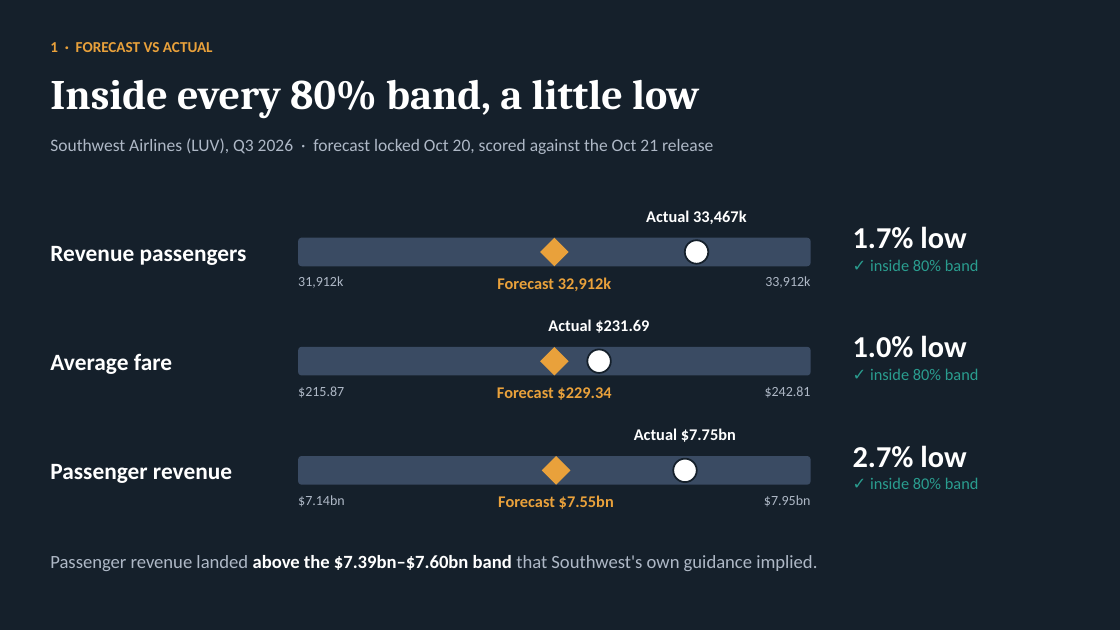
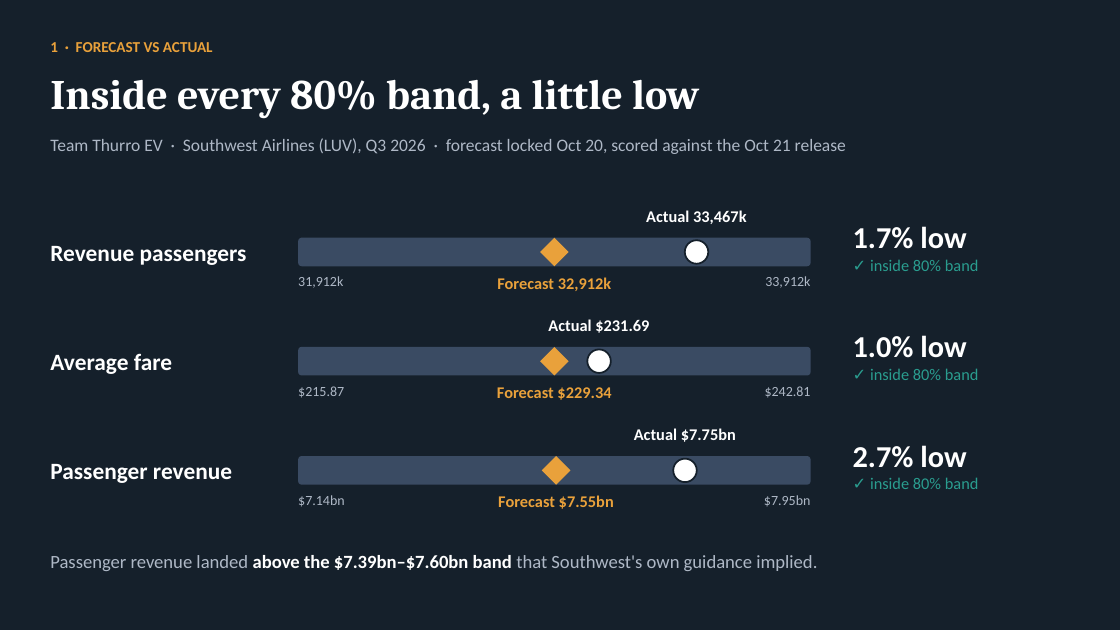
Before and after one commit to haydn-s/alt-data-case-study, a slide deck: slide 1 of Presentation/southwest_q3_2026_presentation.pptx. Drawn at 1120x630 pixels with LibreOffice and Linux fonts; fonts in the diff are those of the drawing. Boxes give left, top, right and bottom in pixels: in the first picture for what was removed or moved away, otherwise in the second. Text is boxed around its words. In the diff, an @@ line names an element or a change of style, - is before the commit and + after.

```diff
--- a/Presentation/southwest_q3_2026_presentation.pptx
+++ b/Presentation/southwest_q3_2026_presentation.pptx
@@ text at [50,138,846,154]: text changed @@
-Southwest Airlines (LUV), Q3 2026 · forecast locked Oct 20, scored against the Oct 21 release
+Team Thurro EV · Southwest Airlines (LUV), Q3 2026 · forecast locked Oct 20, scored against the Oct 21 release
```
Also in this commit, not shown: 2 other files.
